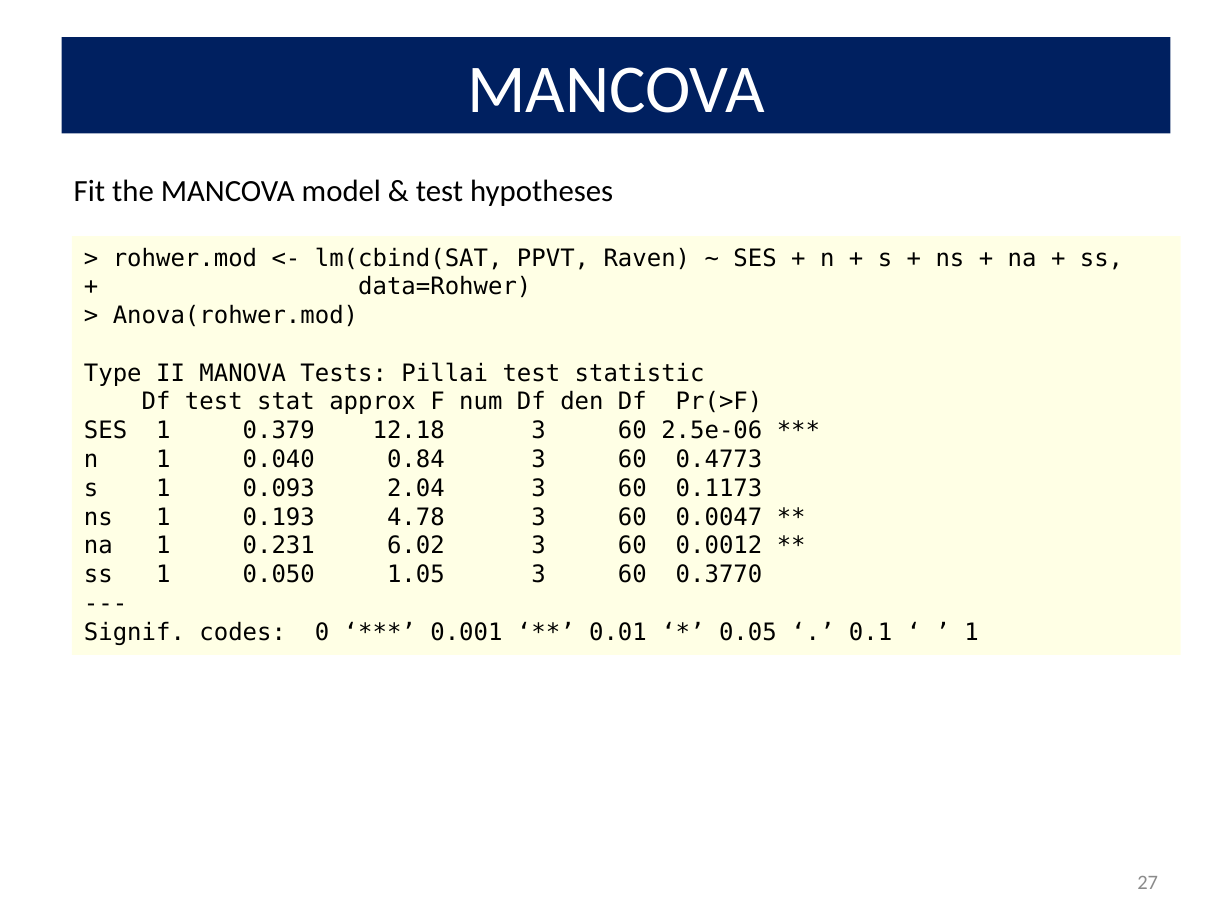
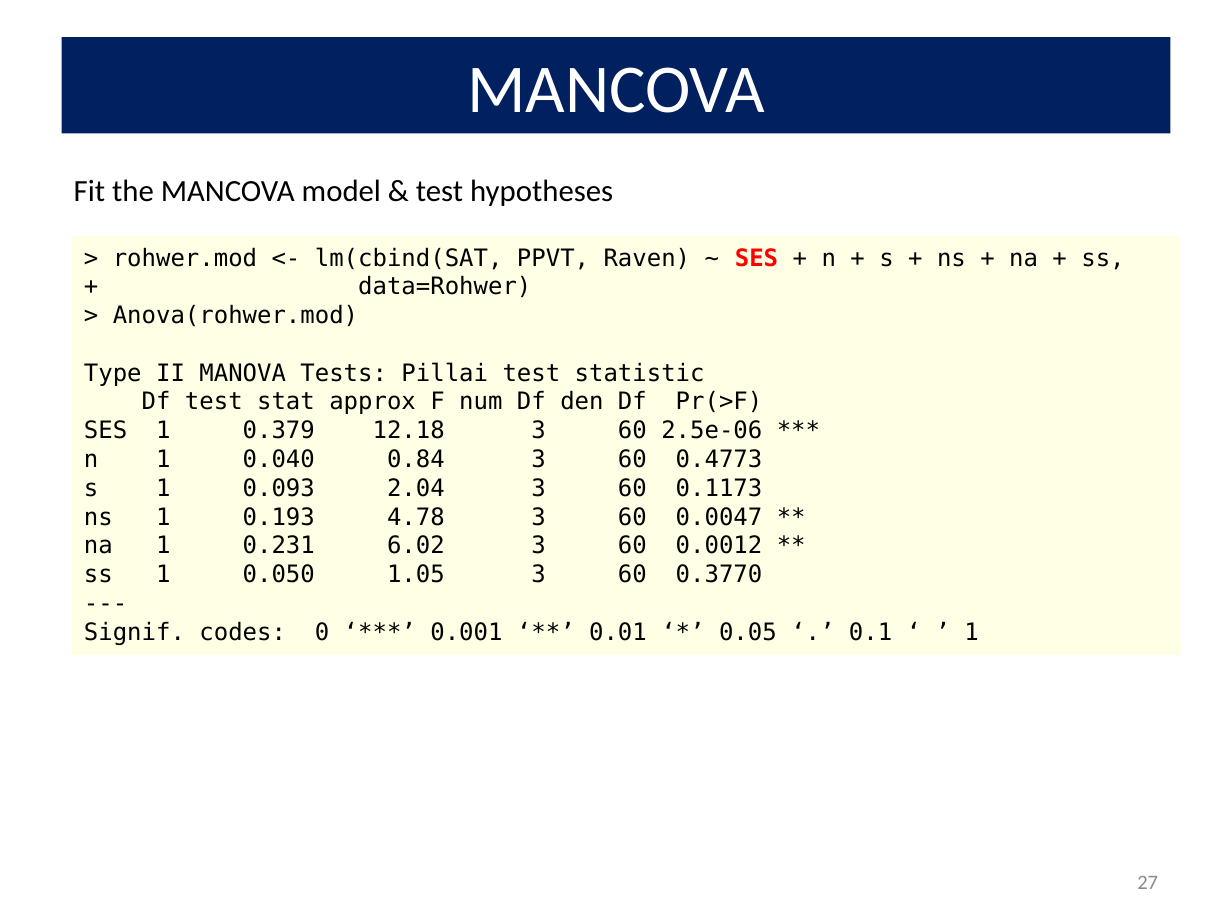
Before and after one commit to friendly/VisMLM-course, a slide deck: slide 27 of lectures/lecture3.pptx. Drawn at 1232x924 pixels with LibreOffice and Linux fonts; fonts in the diff are those of the drawing. Boxes give left, top, right and bottom in pixels: in the first picture for what was removed or moved away, otherwise in the second. Text is boxed around its words. In the diff, an @@ line names an element or a change of style, - is before the commit and + after.

```diff
--- a/lectures/lecture3.pptx
+++ b/lectures/lecture3.pptx
@@ text in rectangle at (x1=113, y1=247, x2=1124, y2=270): text colour #000000 to #FF0000, bold on in "SES" @@
```
Also in this commit, not shown: 4 other slides changed, 3 other files.
